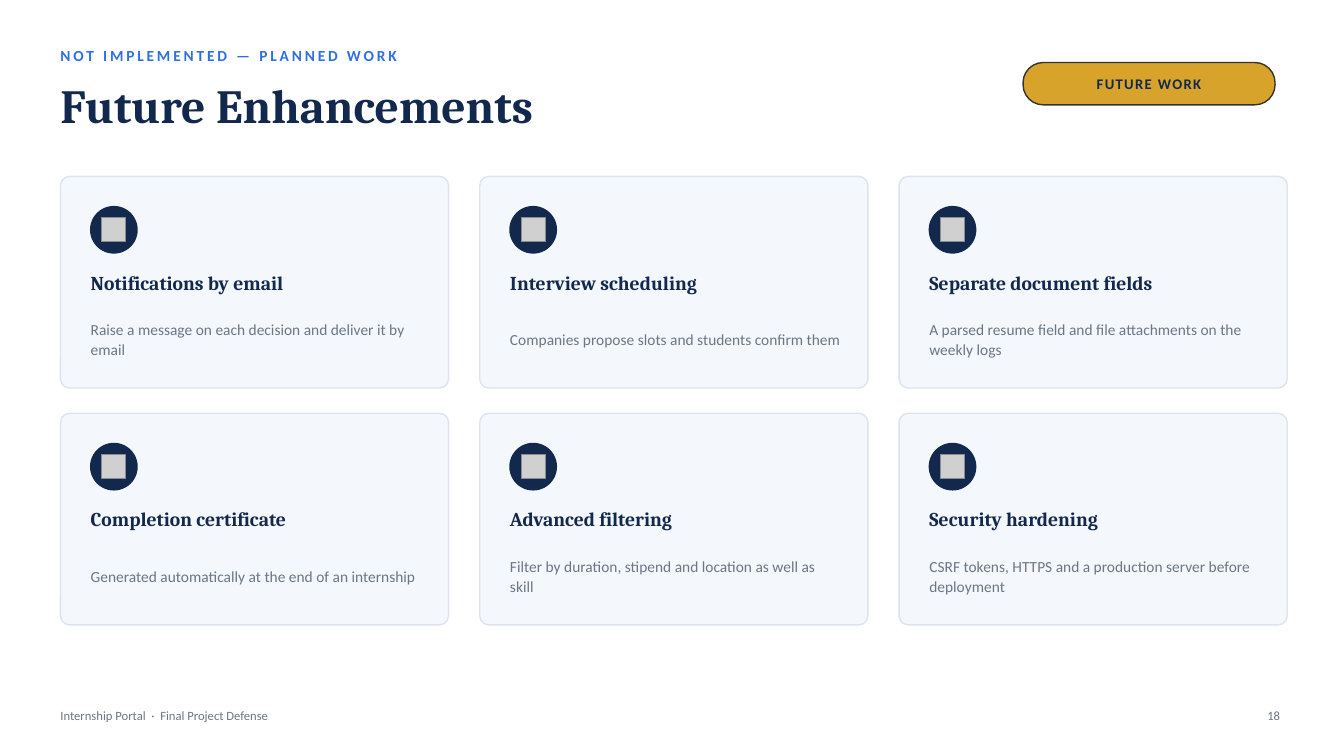
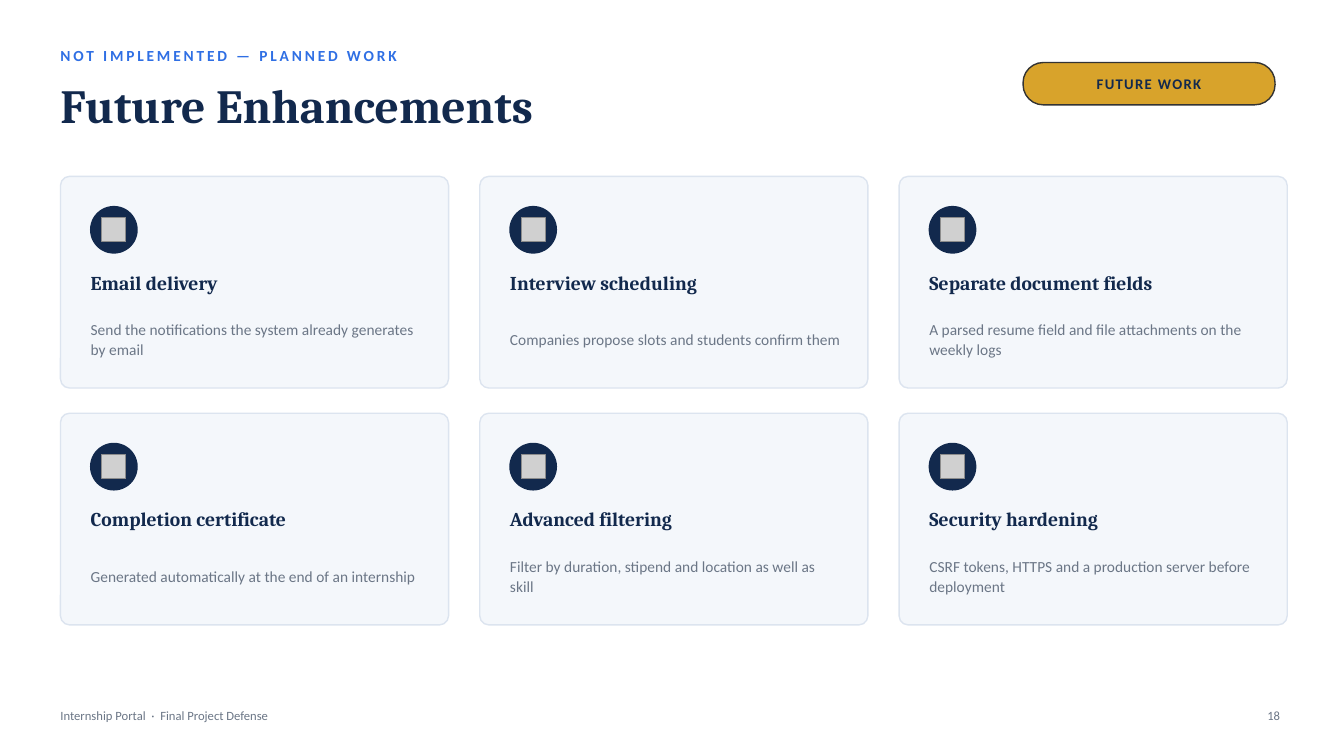
Before and after one commit to RamSinghKarki/Internship_Portal, a slide deck: slide 18 of docs/Final_Defense_Presentation.pptx. Drawn at 1344x756 pixels with LibreOffice and Linux fonts; fonts in the diff are those of the drawing; grey boxes stand for pictures. Boxes give left, top, right and bottom in pixels: in the first picture for what was removed or moved away, otherwise in the second. Text is boxed around its words. In the diff, an @@ line names an element or a change of style, - is before the commit and + after.

```diff
--- a/docs/Final_Defense_Presentation.pptx
+++ b/docs/Final_Defense_Presentation.pptx
@@ text at (x1=91, y1=276, x2=218, y2=294): text changed @@
-Notifications by email
+Email delivery
@@ text at (x1=91, y1=324, x2=414, y2=358): text changed @@
-Raise a message on each decision and deliver it by email
+Send the notifications the system already generates by email
```
Also in this commit, not shown: 8 other slides changed, 12 other files.
